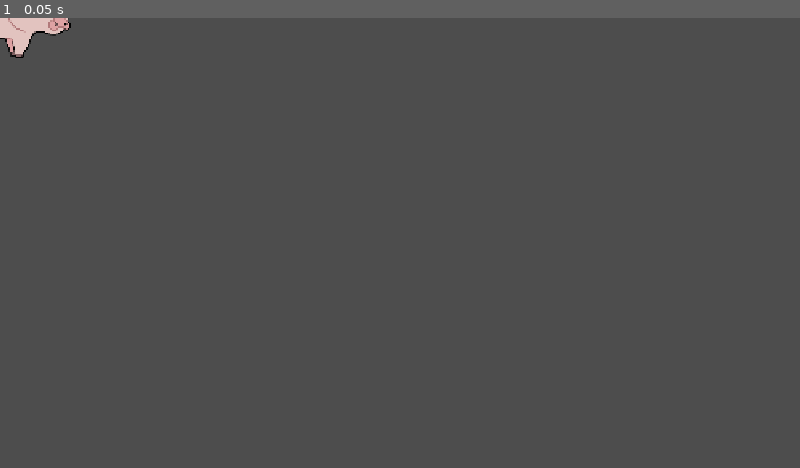
Above: before the commit, frame 1.
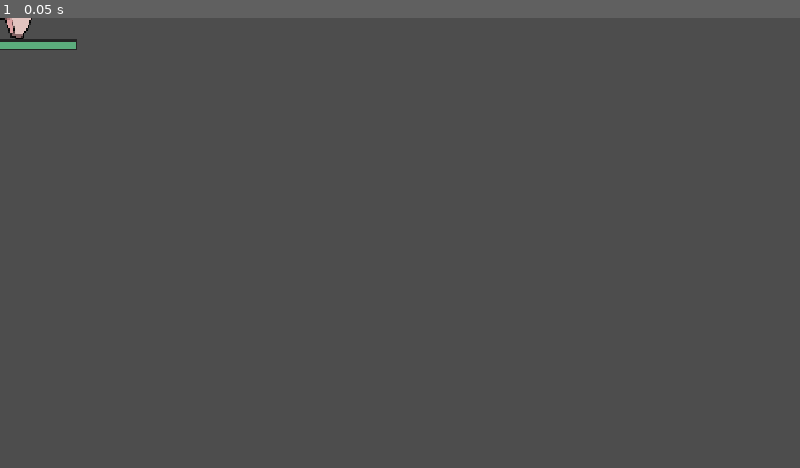
Above: after the commit, the same moment.

Repository: YummyBerry1108/P.A.L
Game: Godot game, scene res://scenes/player/player.tscn
Two runs of this game, one before a commit and one after it. Both use one fixed random seed, a clock stepped at 60 frames per second and the inputs below. This scene is started directly instead of the project's main scene.
Inputs:
- Up to frame 1 (0.05 s): no input

The runs differ from the first frame. In frame 1, 0.5% of the frame differs, in the area x 0-10%, y 0-9%.

Commit message:
add other player's id and hp bar

Diff:
--- a/scenes/player/player.tscn
+++ b/scenes/player/player.tscn
@@ -9,10 +9,11 @@
 [ext_resource type="Script" uid="uid://bo45ui2ddb6ge" path="res://scripts/player/projectiles.gd" id="7_0owmy"]
 [ext_resource type="Script" uid="uid://c6bmlvgeo0bj2" path="res://scripts/resources/effects/status_effect_res.gd" id="7_5gtgg"]
 [ext_resource type="Script" uid="uid://b0ccd72rcl386" path="res://scripts/effects/poison_effect.gd" id="8_h17s1"]
+[ext_resource type="PackedScene" uid="uid://nj4em35bb2li" path="res://scenes/ui/health_bar.tscn" id="10_h17s1"]
 
 [sub_resource type="CapsuleShape2D" id="CapsuleShape2D_qlg0r"]
-radius = 127.5
-height = 505.0
+radius = 41.0
+height = 198.0
 
 [sub_resource type="Resource" id="Resource_5gtgg"]
 script = ExtResource("8_h17s1")
@@ -22,13 +23,17 @@
 tick_interval = 1.0
 metadata/_custom_type_script = "uid://b0ccd72rcl386"
 
+[sub_resource type="LabelSettings" id="LabelSettings_5gtgg"]
+font_size = 32
+outline_size = 8
+outline_color = Color(0, 0, 0, 1)
+
 [sub_resource type="SceneReplicationConfig" id="SceneReplicationConfig_75vfm"]
 properties/0/path = NodePath(".:position")
 properties/0/spawn = false
 properties/0/replication_mode = 2
 
 [node name="Player" type="CharacterBody2D"]
-scale = Vector2(0.4, 0.4)
 collision_layer = 2
 collision_mask = 3
 script = ExtResource("1_0ax77")
@@ -40,11 +45,12 @@
 
 [node name="Sprite2D" type="Sprite2D" parent="."]
 position = Vector2(0, -51)
+scale = Vector2(0.4, 0.4)
 texture = ExtResource("1_e7mys")
 flip_h = true
 
 [node name="CollisionShape2D" type="CollisionShape2D" parent="."]
-position = Vector2(20, -22.5)
+position = Vector2(4, -47)
 rotation = 1.5708
 shape = SubResource("CapsuleShape2D_qlg0r")
 disabled = true
@@ -54,7 +60,7 @@
 collision_mask = 64
 
 [node name="CollisionShape2D" type="CollisionShape2D" parent="HurtBox"]
-position = Vector2(20, -22.5)
+position = Vector2(4, -47)
 rotation = 1.5708
 shape = SubResource("CapsuleShape2D_qlg0r")
 
@@ -87,6 +93,26 @@
 [node name="Projectiles" type="Node" parent="."]
 script = ExtResource("7_0owmy")
 
+[node name="DisplayName" type="Label" parent="."]
+anchors_preset = 5
+anchor_left = 0.5
+anchor_right = 0.5
+offset_left = -54.0
+offset_top = -153.0
+offset_right = 54.0
+offset_bottom = -108.0
+grow_horizontal = 2
+text = "Name"
+label_settings = SubResource("LabelSettings_5gtgg")
+horizontal_alignment = 1
+vertical_alignment = 1
+
+[node name="HealthBar" parent="." instance=ExtResource("10_h17s1")]
+offset_left = -120.0
+offset_top = 38.0
+offset_right = 120.0
+offset_bottom = 48.0
+
 [node name="MultiplayerSynchronizer" type="MultiplayerSynchronizer" parent="."]
 replication_config = SubResource("SceneReplicationConfig_75vfm")
 
--- a/scripts/main.gd
+++ b/scripts/main.gd
@@ -81,23 +81,21 @@
 
 func _check_game_over() -> void:
 	if player_died_amount == player_amount:
-		if multiplayer.is_server():
-			for enemy: Enemy in enemy_container.get_children():
-				enemy.queue_free()
-			for player: Player in player_container.get_children():
-				player.queue_free()
-		await get_tree().create_timer(3.0).timeout
-		if multiplayer.is_server():
-			Lobby.return_to_lobby.rpc()
-
-		#_game_over.rpc()
+		_game_over()
 
 func _on_server_disconnected() -> void:
 	get_tree().change_scene_to_file("res://scenes/menu.tscn")
 
-@rpc("authority", "call_local", "reliable")
+
 func _game_over() -> void:
-	get_tree().change_scene_to_file("res://scenes/lobby.tscn")
+	if multiplayer.is_server():
+		for enemy: Enemy in enemy_container.get_children():
+			enemy.queue_free()
+		for player: Player in player_container.get_children():
+			player.queue_free()
+	await get_tree().create_timer(3.0).timeout
+	if multiplayer.is_server():
+		Lobby.return_to_lobby.rpc()
 
 func spawn_enemy(enemy_name: String = "rock", amount: int = 1) -> void:
 	if not multiplayer.is_server():
--- a/scripts/player/player.gd
+++ b/scripts/player/player.gd
@@ -7,6 +7,8 @@
 @onready var invincibility_timer: Timer = $HurtBox/InvincibilityTimer
 @onready var multiplayer_synchronizer: MultiplayerSynchronizer = $MultiplayerSynchronizer
 @onready var projectiles: Node = $Projectiles
+@onready var display_name: Label = $DisplayName
+@onready var health_bar: ProgressBar = $HealthBar
 
 @export var projectile: PackedScene
 @export var damage: float = 10.0
@@ -24,8 +26,16 @@
 
 func _ready() -> void:
 	_old_hp = hp
-	if not is_multiplayer_authority():
+	display_name.text = name
+	health_changed.connect(health_bar._set_health)
+	health_bar.init_health(hp)
+
+	if is_multiplayer_authority():
+		health_bar.hide()
+		display_name.hide()
+	else:
 		$Camera2D.enabled = false
+
 
 func _process(delta: float) -> void:
 	pull_skills()
Not shown: 1 places in scenes/player/player.tscn that only renumber resources
